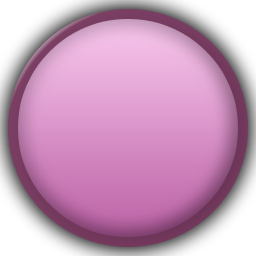
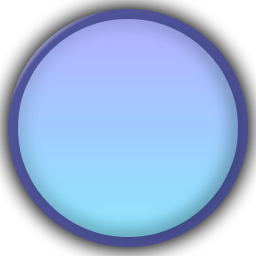
Layered file, before and after one edit (256px x 256px). Changes by layer:
pixels changed over [8, 9, 248, 247] (layer not identified)
